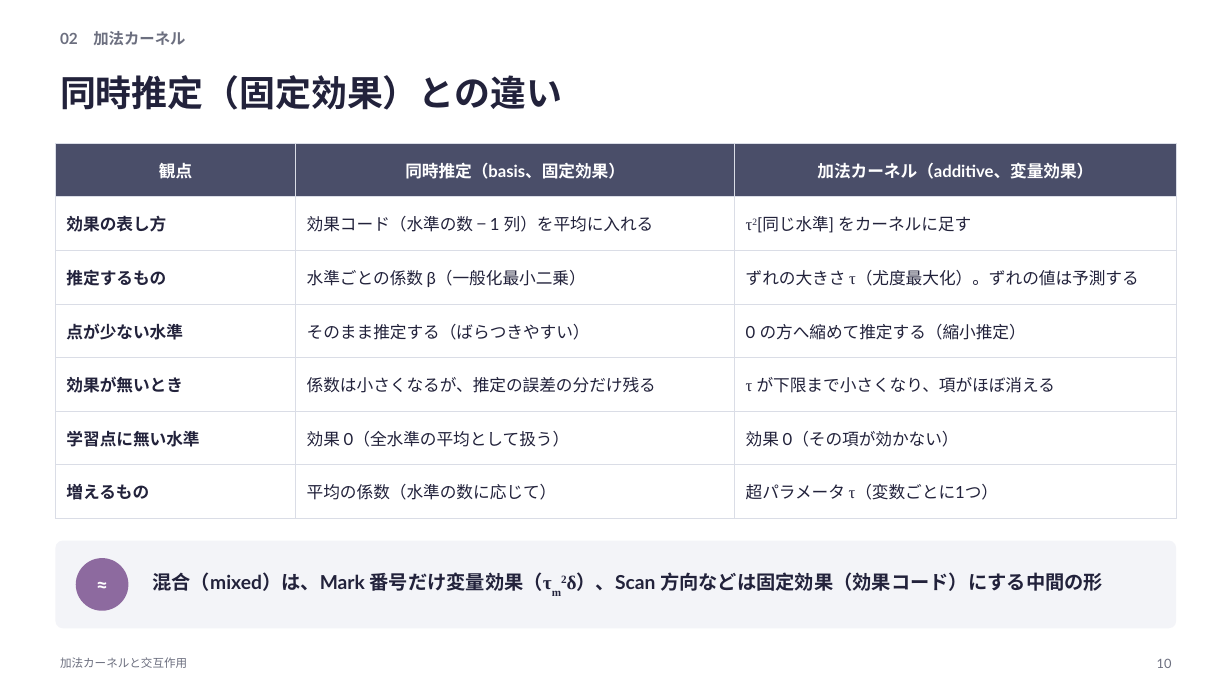
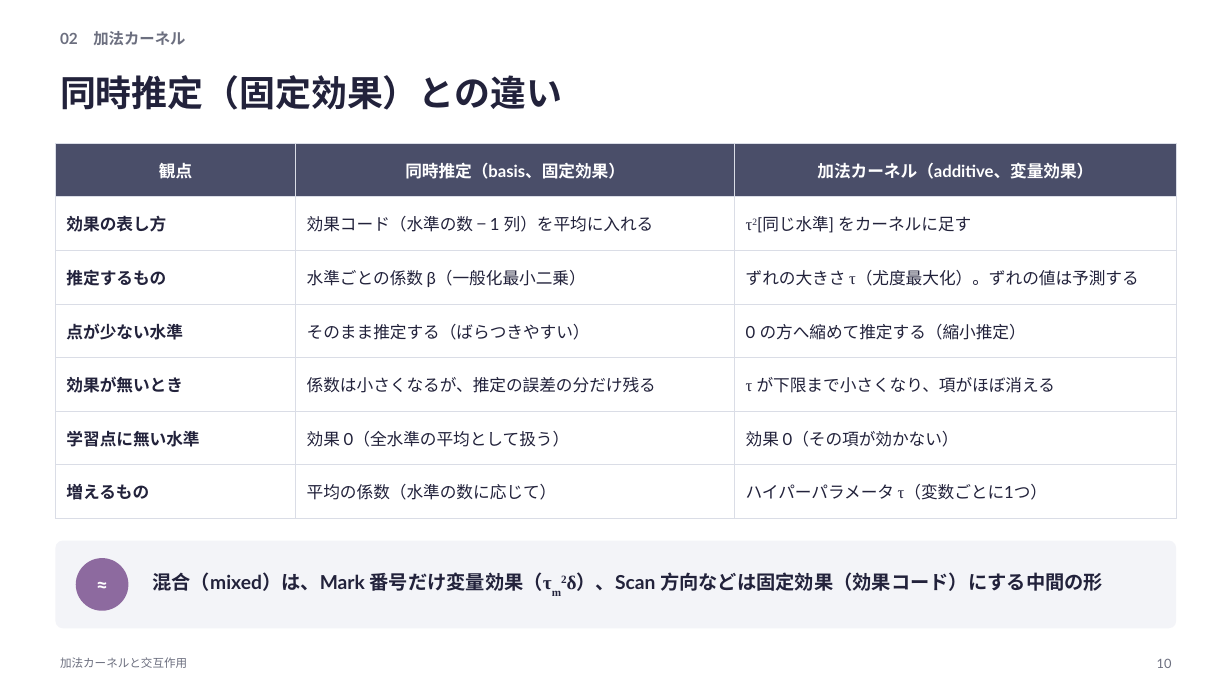
Before and after one commit to rsakamoto-0824/alignment-estimation-benchmark, a slide deck: slide 10 of matlab_app/docs/kernel_guide/加法カーネルと交互作用の解説.pptx. Drawn at 1232x693 pixels with LibreOffice and Linux fonts; fonts in the diff are those of the drawing. Boxes give left, top, right and bottom in pixels: in the first picture for what was removed or moved away, otherwise in the second. Text is boxed around its words. In the diff, an @@ line names an element or a change of style, - is before the commit and + after.

```diff
--- a/matlab_app/docs/kernel_guide/加法カーネルと交互作用の解説.pptx
+++ b/matlab_app/docs/kernel_guide/加法カーネルと交互作用の解説.pptx
@@ table at box(55, 143, 1177, 518) @@
-row 7, column 3: 超パラメータ τ（変数ごとに1つ）
+row 7, column 3: ハイパーパラメータ τ（変数ごとに1つ）
```
Also in this commit, not shown: 6 other slides changed, 31 other files.
